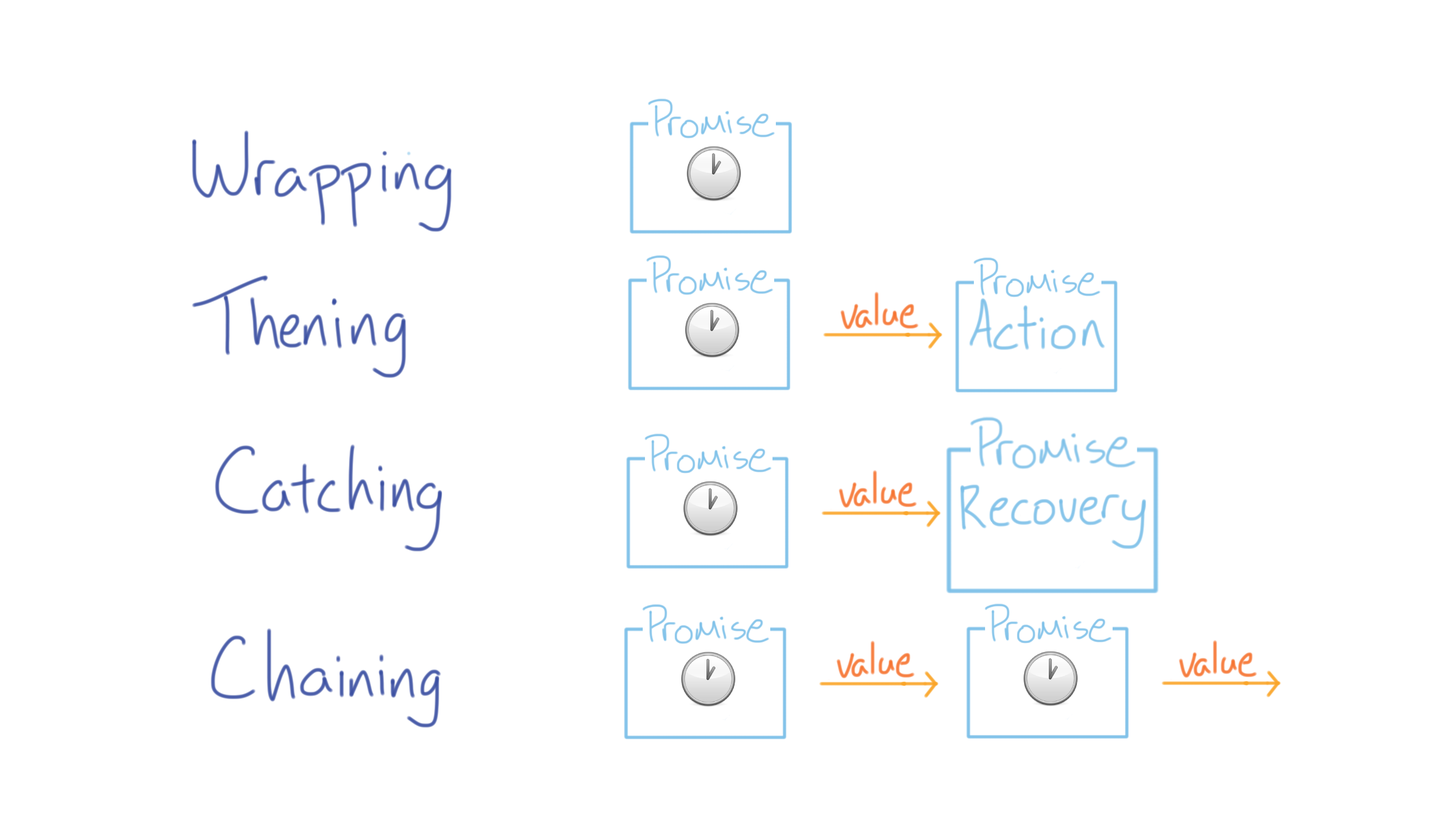
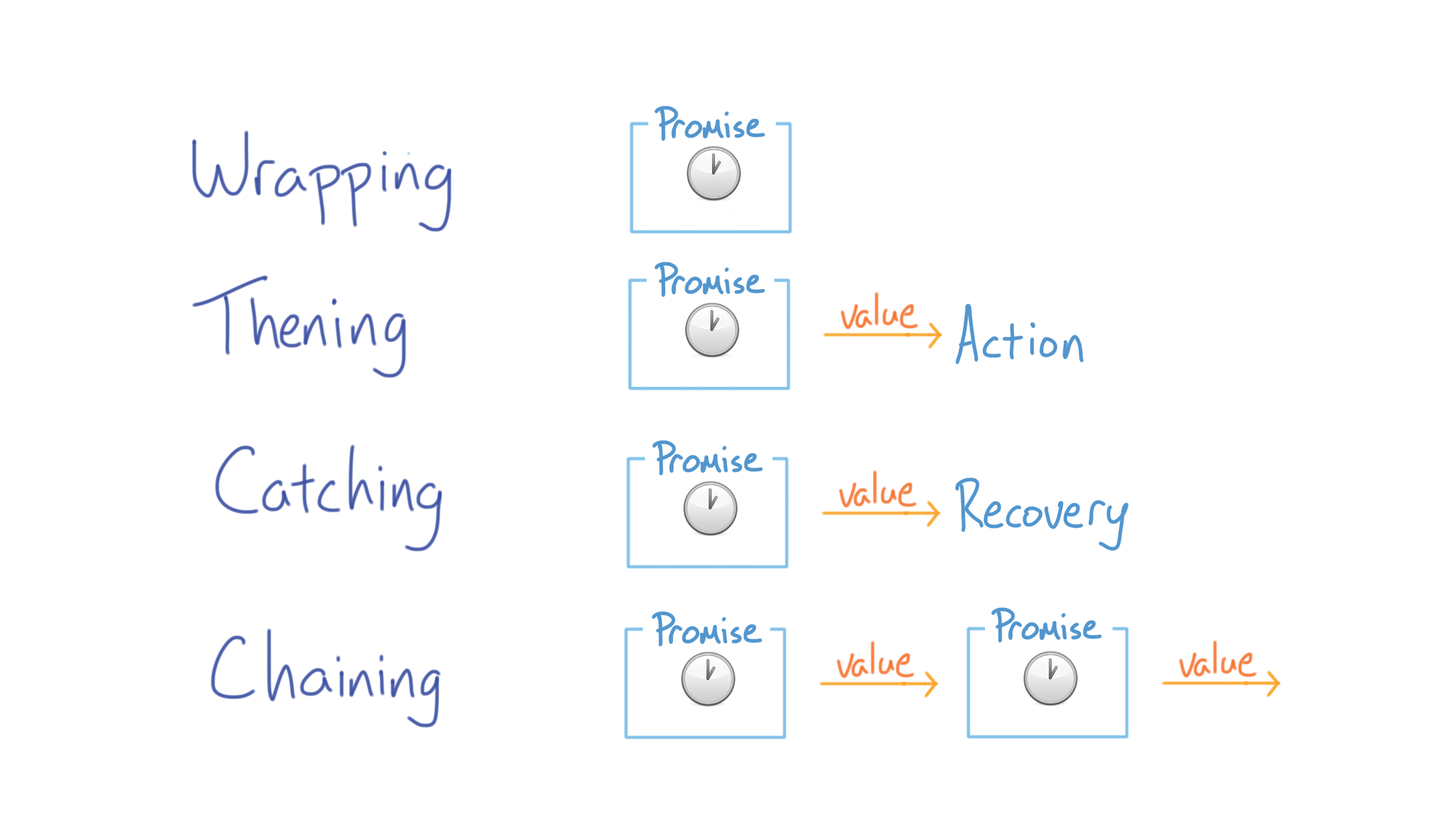
Two versions of the same layered image (1432 x 840). Layer-by-layer changes:
painted on "Layer3" over [left=642, top=98, right=1147, bottom=648]
hid "Layer20" over [left=945, top=257, right=1159, bottom=594]
